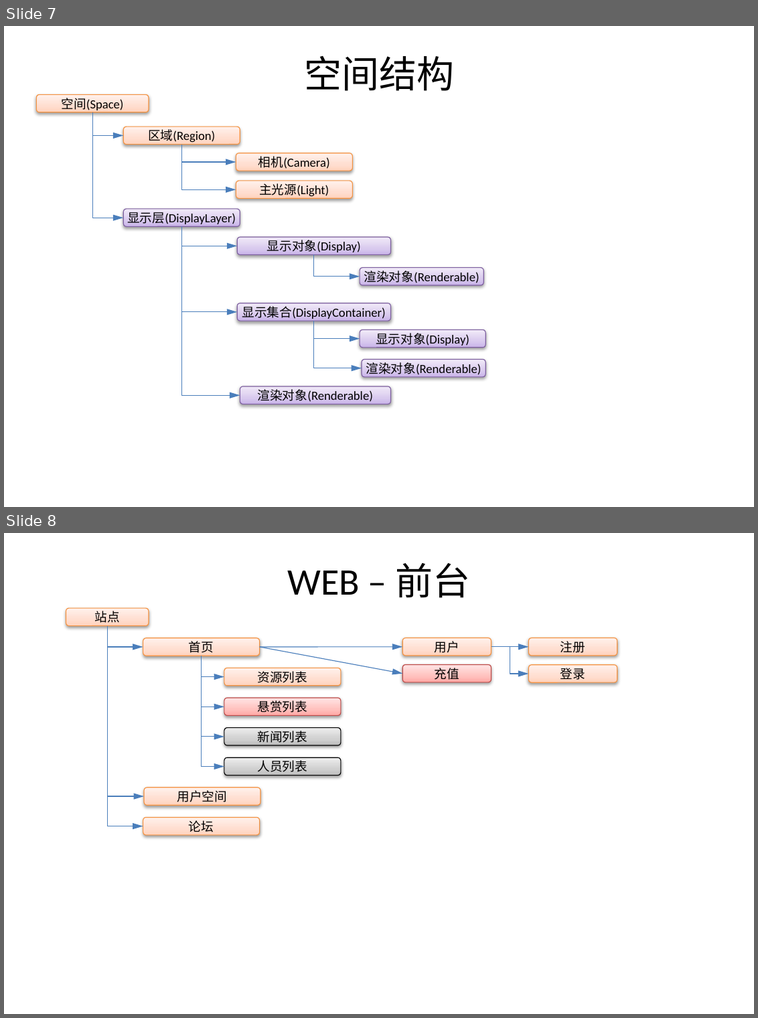
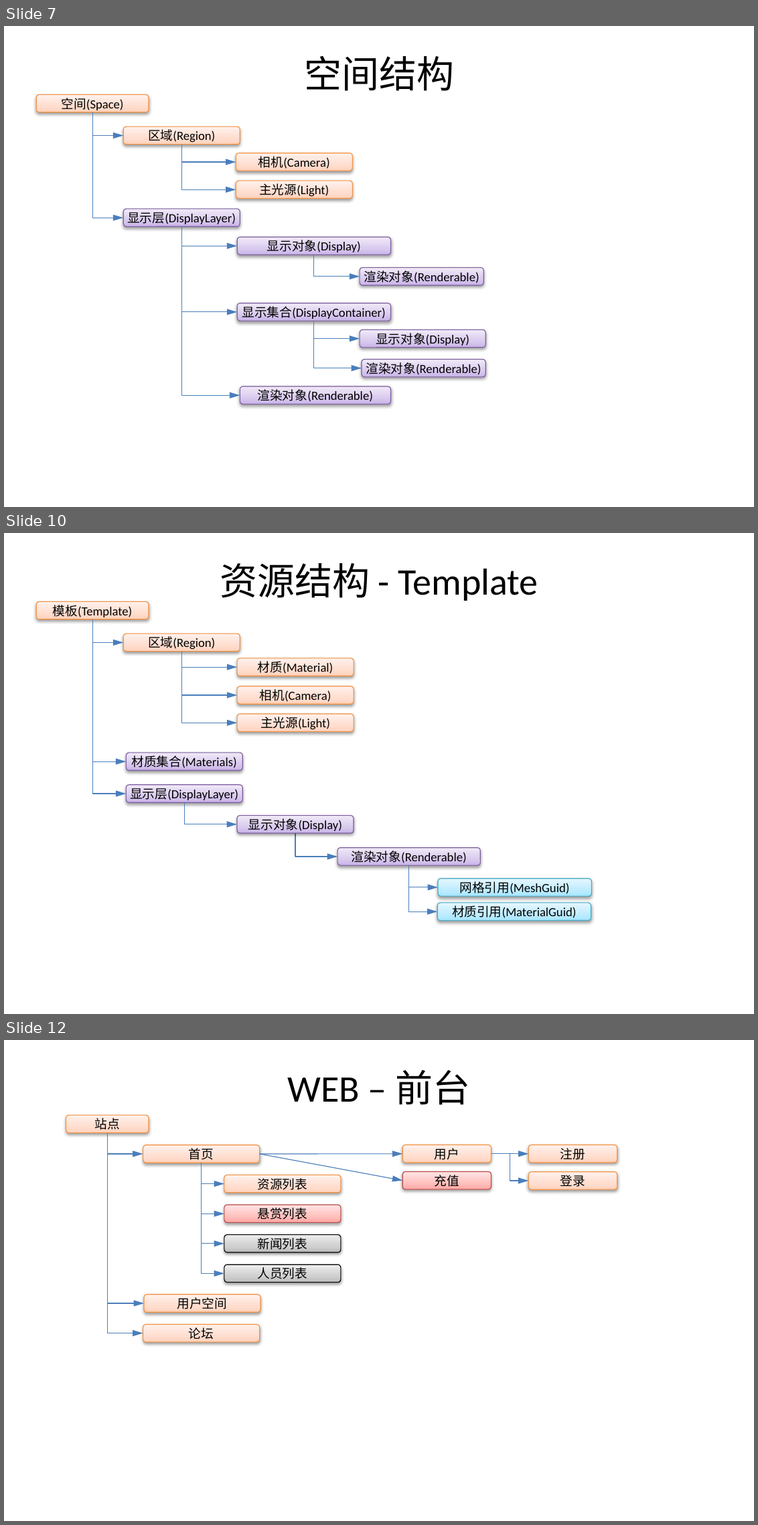
Before and after one commit to favedit/MoCloud, a slide deck: document/计划-1-三维资源平台.pptx. Shown one above the other, each under a label of ours: slides 7 and 8 before the commit, slides 7, 10 and 12 after it; the slides between them are not shown. The pictures are 758x1018 and 758x1525 pixels, drawn with LibreOffice and Linux fonts; fonts in the diff are those of the drawing; background and template pictures are left out. Boxes give left, top, right and bottom in pixels: in the first picture for what was removed or moved away, otherwise in the second. Text is boxed around its words. In the diff, an @@ line names an element or a change of style, - is before the commit and + after.

```diff
--- a/document/计划-1-三维资源平台.pptx
+++ b/document/计划-1-三维资源平台.pptx
@@ slide 10 added at (4, 533, 754, 1014), background picture (left out) @@
@@ title added at (220, 563, 538, 601), 36 pt, text #000000 @@
+资源结构 - Template
@@ rounded rectangle added at (36, 601, 149, 619), fill gradient #FFD2BD to #FFDED0 to #FFF2ED, outline #F69240 0.75 pt, 12 pt, text #000000 @@
+模板(Template)
@@ elbow arrow added from (92, 619) to (127, 794), #4B7EBC 0.75 pt @@
@@ elbow arrow added from (92, 619) to (123, 643), #4B7EBC 0.75 pt @@
@@ elbow arrow added from (92, 619) to (127, 762), #4B7EBC 0.75 pt @@
@@ rounded rectangle added at (123, 633, 240, 652), fill gradient #FFD2BD to #FFDED0 to #FFF2ED, outline #F69240 0.75 pt, 12 pt, text #000000 @@
+区域(Region)
@@ elbow arrow added from (182, 652) to (237, 695), #4B7EBC 0.75 pt @@
@@ elbow arrow added from (182, 652) to (237, 723), #4B7EBC 0.75 pt @@
@@ elbow arrow added from (182, 652) to (237, 667), #4B7EBC 0.75 pt @@
@@ rounded rectangle added at (237, 658, 354, 676), fill gradient #FFD2BD to #FFDED0 to #FFF2ED, outline #F69240 0.75 pt, 12 pt, text #000000 @@
+材质(Material)
@@ rounded rectangle added at (237, 686, 354, 704), fill gradient #FFD2BD to #FFDED0 to #FFF2ED, outline #F69240 0.75 pt, 12 pt, text #000000 @@
+相机(Camera)
@@ rounded rectangle added at (237, 714, 354, 732), fill gradient #FFD2BD to #FFDED0 to #FFF2ED, outline #F69240 0.75 pt, 12 pt, text #000000 @@
+主光源(Light)
@@ rounded rectangle added at (127, 753, 243, 771), fill gradient #C9B5E8 to #D8CBEE to #F0EAF9, outline #7D60A0 0.75 pt, 12 pt, text #000000 @@
+材质集合(Materials)
@@ rounded rectangle added at (127, 785, 243, 803), fill gradient #C9B5E8 to #D8CBEE to #F0EAF9, outline #7D60A0 0.75 pt, 12 pt, text #000000 @@
+显示层(DisplayLayer)
@@ elbow arrow added from (185, 802) to (237, 825), #4B7EBC 0.75 pt @@
@@ rounded rectangle added at (237, 816, 354, 834), fill gradient #C9B5E8 to #D8CBEE to #F0EAF9, outline #7D60A0 0.75 pt, 12 pt, text #000000 @@
+显示对象(Display)
@@ elbow arrow added from (295, 833) to (338, 857), #4B7EBC 0.75 pt @@
@@ rounded rectangle added at (338, 848, 480, 866), fill gradient #C9B5E8 to #D8CBEE to #F0EAF9, outline #7D60A0 0.75 pt, 12 pt, text #000000 @@
+渲染对象(Renderable)
@@ elbow arrow added from (409, 865) to (438, 888), #4B7EBC 0.75 pt @@
@@ elbow arrow added from (409, 865) to (437, 912), #4B7EBC 0.75 pt @@
@@ rounded rectangle added at (438, 879, 592, 897), fill gradient #A7E6FF to #C1EDFF to #E7F8FF, outline #46AAC5 0.75 pt, 12 pt, text #000000 @@
+网格引用(MeshGuid)
@@ rounded rectangle added at (437, 903, 592, 921), fill gradient #A7E6FF to #C1EDFF to #E7F8FF, outline #46AAC5 0.75 pt, 12 pt, text #000000 @@
+材质引用(MaterialGuid)
@@ what was slide 8 is now slide 12 @@
```
Also in this commit, not shown: 1 slide changed, 3 other slides added, 28 other files.
